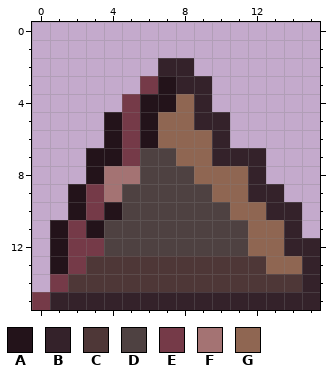
Two states of a pixel-art sprite, assets/creatures/stalactite-corpse.png. The first picture shows the starting point.
The file is 16x16 pixels.
Palette (. is transparent): A #23131a  B #34222a  C #4e3737  D #4e4141  E #753a48  F #a47373  G #8f6652
Pixels before, first column x 0:
 2 .......BB.......
 3 ......EABB......
 4 .....EAAGB......
 5 ....AEAGGBB.....
 6 ....AEAGGGB.....
 7 ...AAEDDGGBBB...
 8 ...AFFDDDGGGB...
 9 ..AEFDDDDDGGBB..
10 ..AEADDDDDDGGBB.
11 .AEADDDDDDDDGGB.
12 .AEEDDDDDDDDGGBB
13 .AECCCCCCCCCCGGB
14 .ECCCCCCCCCCCCCB
15 EBBBBBBBBBBBBBBB
New version:
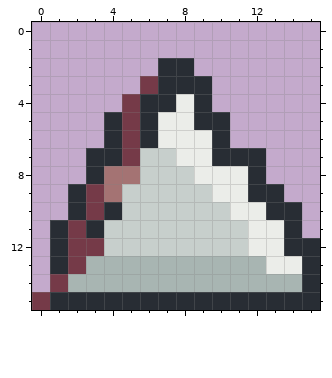
Change:
Colour B changes from #34222a to #282d34.
Colour C changes from #4e3737 to #a8b5b2.
Colour D changes from #4e4141 to #c7cfcc.
Colour G changes from #8f6652 to #ebede9.
The edit turns colour A into colour B in row 3 at x 7; in row 4 at x 6 to 7; in rows 5 to 6 at x 4 and 6; in row 7 at x 3 to 4; in row 8 at x 3; in row 9 at x 2.
The edit turns colour A into colour B in row 10 at x 2 and 4; in row 11 at x 1 and 3; in rows 12 to 13 at x 1.
Pixel boxes of the changes (left, top, right, bottom) in both pictures:
changed: (50, 58, 320, 310)
